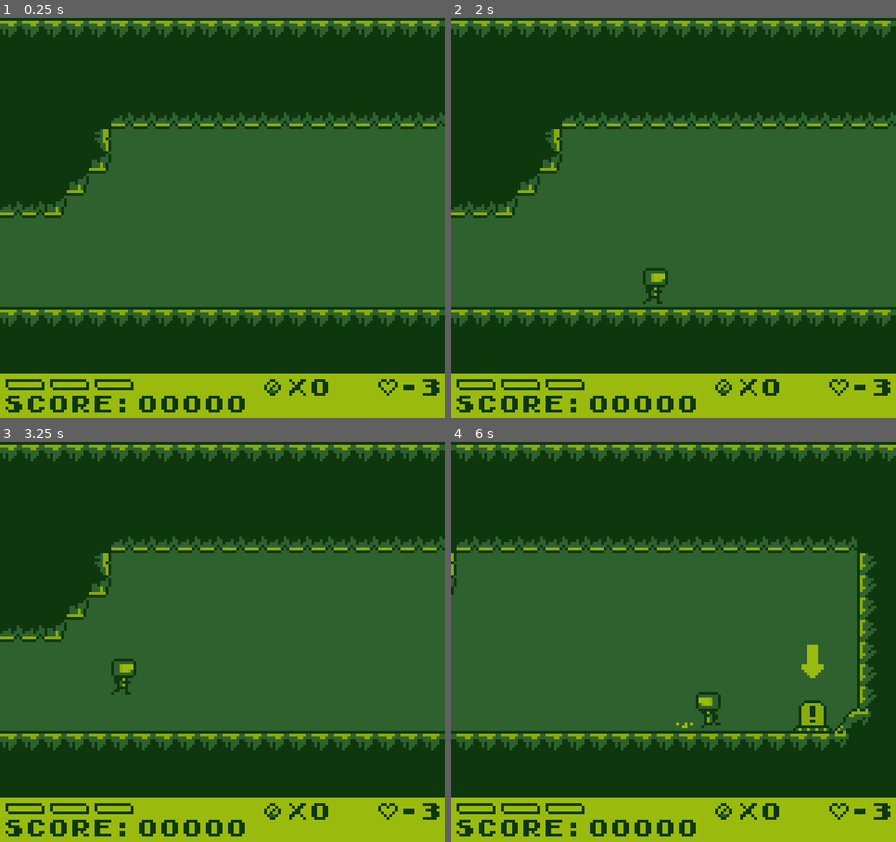
Above: before the commit, frames 1-4 (two rows, left to right).
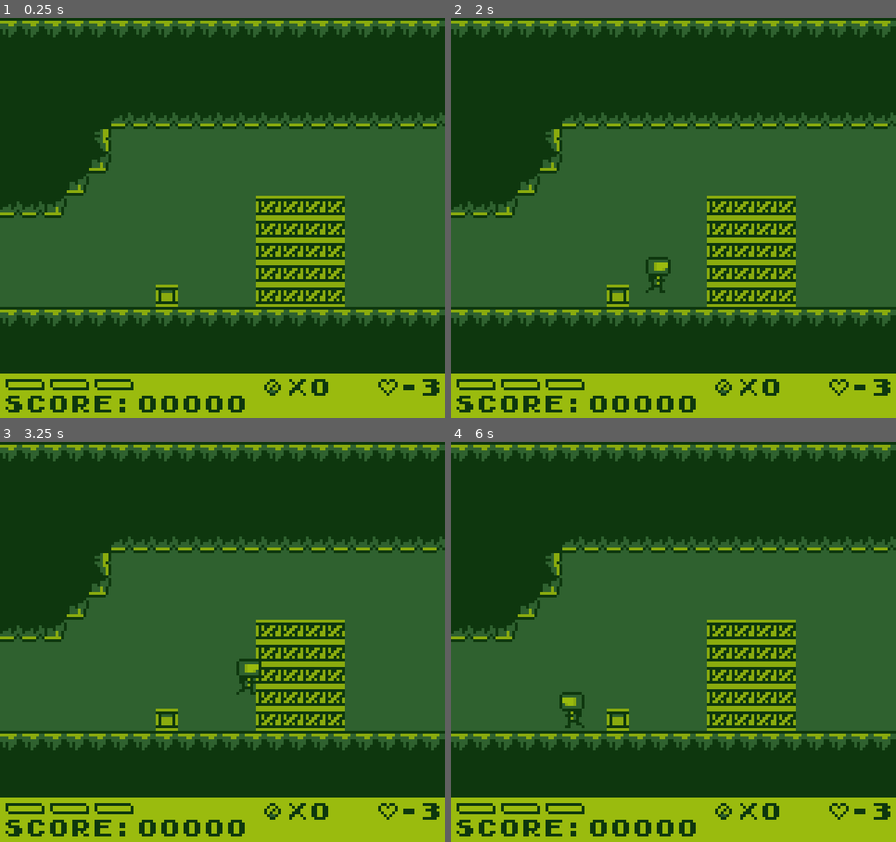
Above: after the commit, the same moments.

Repository: AlanRostem/TurboTrooper
Game: Godot game, scene res://scenes/main/Main.tscn
Two runs of this game, one before a commit and one after it. Both use one fixed random seed, a clock stepped at 60 frames per second and the inputs below. Sound files missing from this copy of the repository are replaced by a short silence.
Inputs:
- Up to frame 1 (0.25 s): no input
- Up to frame 2 (2 s): tap Enter at 0.5 s; hold D (move_right) from 0.53 s (still down); tap S (aim_down) at 0.6 s; tap Space (jump) at 0.77, 1.52 s; tap W (aim_up) at 1.35 s
- Up to frame 3 (3.25 s): release D (move_right) at 2.03 s; hold A (move_left) 2.03-2.78 s; tap K (fire) at 2.1 s; hold D (move_right) from 2.78 s (still down); tap E (select) at 2.85 s; tap Space (jump) at 3.02 s
- Up to frame 4 (6 s): tap S (aim_down) at 3.6 s; tap Space (jump) at 3.77, 4.52 s; release D (move_right) at 4.28 s; hold A (move_left) 4.28-5.03 s; tap W (aim_up) at 4.35 s; hold D (move_right) 5.03-5.78 s; tap K (fire) at 5.1 s; hold A (move_left) from 5.78 s (still down); tap E (select) at 5.85 s

The runs differ from the first frame. In frame 1, 5.8% of the frame differs, in the area x 35-78%, y 44-73%; in frame 2, 6.2%; in frame 3, 6.3%; in frame 4, 20%, in the area x 0-100%, y 0-78%.

Commit message:
awesome!

Diff:
--- a/project/scenes/game/GameHandler.gd
+++ b/project/scenes/game/GameHandler.gd
@@ -17,13 +17,17 @@
 
 var __player_save_data = {
 	"score": 0,
-	"life": 0,
-	"weapon": 0,
+	"life": 3,
+	"weapon": -1,
 	"level": 0,
 }
 
 func _ready():
 	set_current_level(0)
+
+func update_player_data(data):
+	update_player_save_data("score", data["score"])
+	update_player_save_data("weapon", data["weapon"])
 
 func update_player_save_data(key, value):
 	__player_save_data[key] = value
@@ -34,10 +38,12 @@
 	var level_scene: PackedScene = __level_list.get_level_scene(index)
 	__level_index = index
 	if __current_level != null:
+		update_player_data(__current_level.player_node.stats.get_data())
 		__current_level.queue_free()
 	__current_level = level_scene.instance()
 	__current_level.connect("ready", self, "_on_current_level_ready")
 	add_child(__current_level)
+	__current_level.set_player_stats(__player_save_data)
 
 func set_current_to_next_level():
 	if !__level_list.is_last_level(__level_index):
--- a/project/scenes/game/level/Level.gd
+++ b/project/scenes/game/level/Level.gd
@@ -24,4 +24,5 @@
 
 
 func _on_NextLeveTransitionTimer_timeout():
+	game_handler.update_player_data(player_node.stats.get_data())
 	game_handler.set_current_to_next_level()
--- a/project/scenes/game/level/levels/TestingBombLevel.tscn
+++ b/project/scenes/game/level/levels/TestingBombLevel.tscn
@@ -1,8 +1,9 @@
-[gd_scene load_steps=4 format=2]
+[gd_scene load_steps=5 format=2]
 
 [ext_resource path="res://scenes/game/level/level_types/BombLevel.tscn" type="PackedScene" id=1]
-[ext_resource path="res://scenes/game/world/environment/CustomTileMap.gd" type="Script" id=2]
-[ext_resource path="res://scenes/game/world/entity/entities/player/Player.gd" type="Script" id=3]
+[ext_resource path="res://scenes/game/world/entity/entities/item/collectible_items/weapon/BlasterCollectible.tscn" type="PackedScene" id=2]
+[ext_resource path="res://scenes/game/world/structure/destructible/WeaponCrate.tscn" type="PackedScene" id=3]
+[ext_resource path="res://scenes/game/world/structure/destructible/Crate.tscn" type="PackedScene" id=4]
 
 [node name="TestingBombLevel" instance=ExtResource( 1 )]
 
@@ -10,13 +11,86 @@
 position = Vector2( 168, 96 )
 
 [node name="CustomTileMap" parent="GameWorld/Geometry" index="0"]
-cell_size = Vector2( 8, 8 )
 tile_data = PoolIntArray( 65529, 0, 0, 65530, 0, 1, 65531, 0, 1, 65532, 0, 1, 65533, 0, 1, 65534, 0, 1, 65535, 0, 1, 0, …(7951 unchanged characters)…
-script = ExtResource( 2 )
 
 [node name="Player" parent="GameWorld/EntityPool" index="0"]
 position = Vector2( -8, 88 )
-script = ExtResource( 3 )
+
+[node name="WeaponCrate" parent="GameWorld/EntityPool" index="1" instance=ExtResource( 3 )]
+position = Vector2( 60, 100 )
+__containment_scene = ExtResource( 2 )
+
+[node name="Crate" parent="GameWorld/EntityPool" index="2" instance=ExtResource( 4 )]
+position = Vector2( 96, 100 )
+
+[node name="Crate2" parent="GameWorld/EntityPool" index="3" instance=ExtResource( 4 )]
+position = Vector2( 96, 92 )
+
+[node name="Crate3" parent="GameWorld/EntityPool" index="4" instance=ExtResource( 4 )]
+position = Vector2( 96, 84 )
+
+[node name="Crate4" parent="GameWorld/EntityPool" index="5" instance=ExtResource( 4 )]
+position = Vector2( 96, 76 )
+
+[node name="Crate5" parent="GameWorld/EntityPool" index="6" instance=ExtResource( 4 )]
+position = Vector2( 96, 68 )
+
+[node name="Crate6" parent="GameWorld/EntityPool" index="7" instance=ExtResource( 4 )]
+position = Vector2( 96, 68 )
+
+[node name="Crate7" parent="GameWorld/EntityPool" index="8" instance=ExtResource( 4 )]
+position = Vector2( 104, 100 )
+
+[node name="Crate8" parent="GameWorld/EntityPool" index="9" instance=ExtResource( 4 )]
+position = Vector2( 104, 92 )
+
+[node name="Crate9" parent="GameWorld/EntityPool" index="10" instance=ExtResource( 4 )]
+position = Vector2( 104, 84 )
+
+[node name="Crate10" parent="GameWorld/EntityPool" index="11" instance=ExtResource( 4 )]
+position = Vector2( 104, 76 )
+
+[node name="Crate11" parent="GameWorld/EntityPool" index="12" instance=ExtResource( 4 )]
+position = Vector2( 104, 68 )
+
+[node name="Crate12" parent="GameWorld/EntityPool" index="13" instance=ExtResource( 4 )]
+position = Vector2( 104, 68 )
+
+[node name="Crate13" parent="GameWorld/EntityPool" index="14" instance=ExtResource( 4 )]
+position = Vector2( 112, 100 )
+
+[node name="Crate14" parent="GameWorld/EntityPool" index="15" instance=ExtResource( 4 )]
+position = Vector2( 112, 92 )
+
+[node name="Crate15" parent="GameWorld/EntityPool" index="16" instance=ExtResource( 4 )]
+position = Vector2( 112, 84 )
+
+[node name="Crate16" parent="GameWorld/EntityPool" index="17" instance=ExtResource( 4 )]
+position = Vector2( 112, 76 )
+
+[node name="Crate17" parent="GameWorld/EntityPool" index="18" instance=ExtResource( 4 )]
+position = Vector2( 112, 68 )
+
+[node name="Crate18" parent="GameWorld/EntityPool" index="19" instance=ExtResource( 4 )]
+position = Vector2( 112, 68 )
+
+[node name="Crate19" parent="GameWorld/EntityPool" index="20" instance=ExtResource( 4 )]
+position = Vector2( 120, 100 )
+
+[node name="Crate20" parent="GameWorld/EntityPool" index="21" instance=ExtResource( 4 )]
+position = Vector2( 120, 92 )
+
+[node name="Crate21" parent="GameWorld/EntityPool" index="22" instance=ExtResource( 4 )]
+position = Vector2( 120, 84 )
+
+[node name="Crate22" parent="GameWorld/EntityPool" index="23" instance=ExtResource( 4 )]
+position = Vector2( 120, 76 )
+
+[node name="Crate23" parent="GameWorld/EntityPool" index="24" instance=ExtResource( 4 )]
+position = Vector2( 120, 68 )
+
+[node name="Crate24" parent="GameWorld/EntityPool" index="25" instance=ExtResource( 4 )]
+position = Vector2( 120, 68 )
 
 [node name="EscapeArea" parent="GameWorld" index="6"]
 position = Vector2( 8, 88 )
--- a/project/scenes/game/level/management/LevelList.tscn
+++ b/project/scenes/game/level/management/LevelList.tscn
@@ -9,3 +9,6 @@
 
 [node name="0" parent="." instance=ExtResource( 2 )]
 level_scene = ExtResource( 4 )
+
+[node name="1" parent="." instance=ExtResource( 2 )]
+level_scene = ExtResource( 4 )
--- a/project/scenes/game/world/entity/entities/item/collectible_items/objective/ObjectiveItem.tscn
+++ b/project/scenes/game/world/entity/entities/item/collectible_items/objective/ObjectiveItem.tscn
@@ -31,4 +31,5 @@
 position = Vector2( 0, -18 )
 frames = SubResource( 3 )
 animation = "pointing"
+frame = 1
 playing = true
